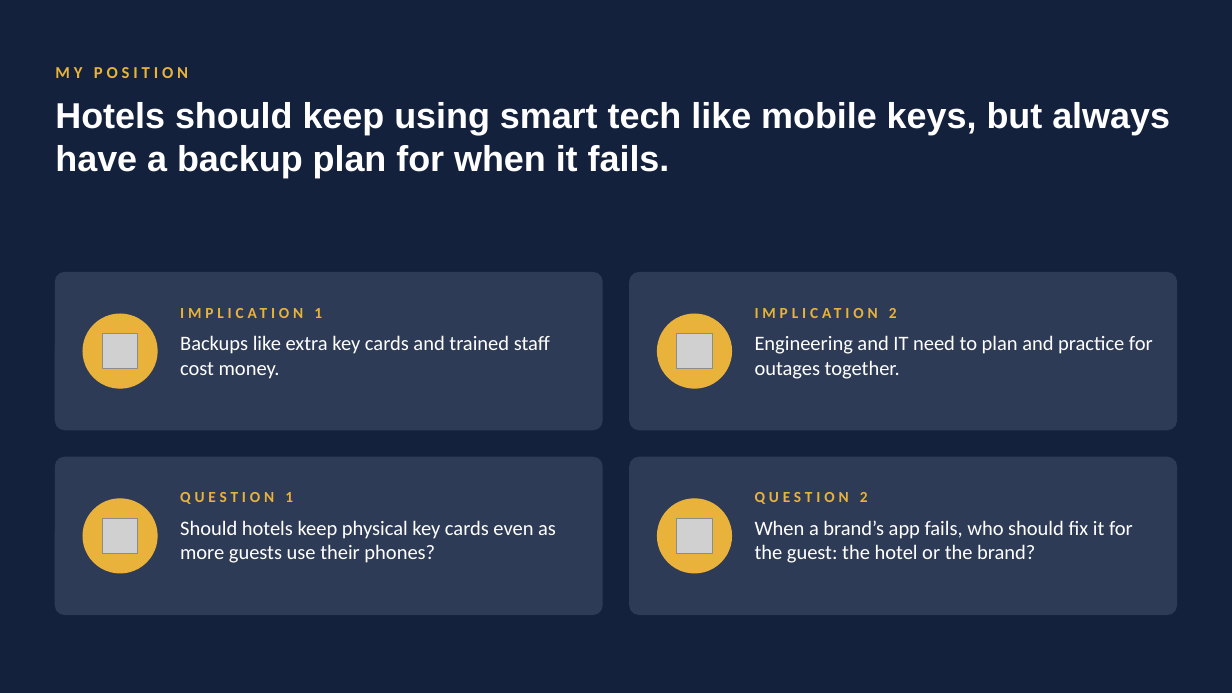
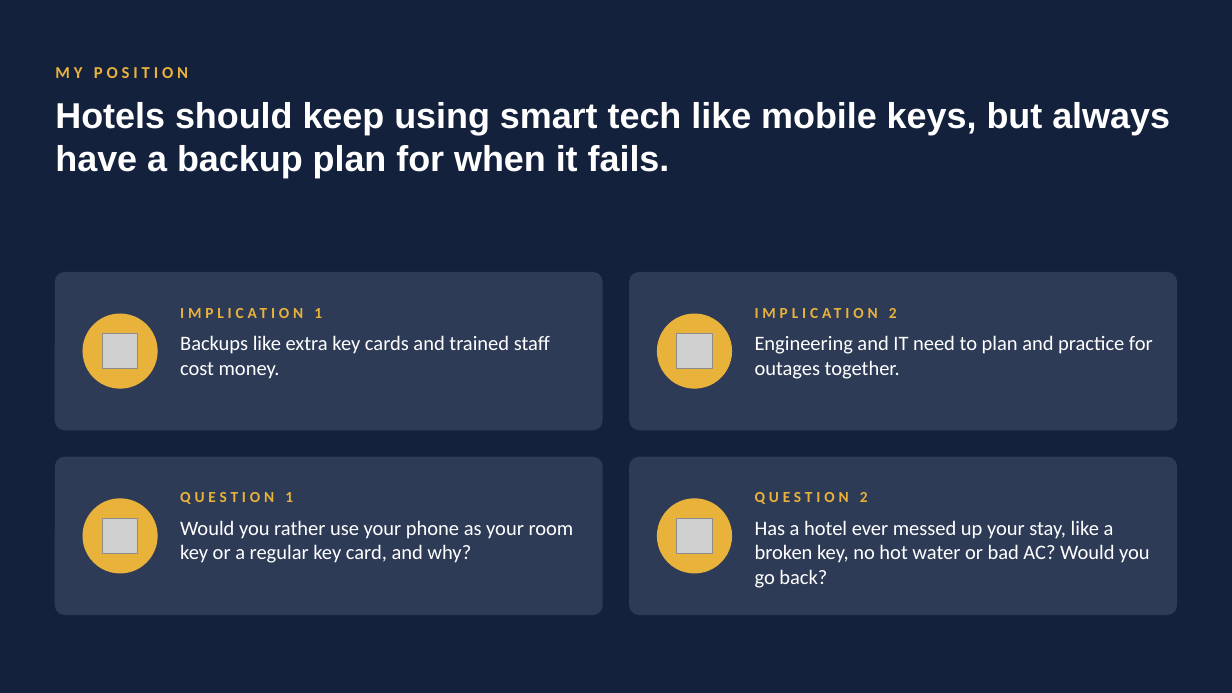
Before and after one commit to Hsattar123/hsattar, a slide deck: slide 6 of Facility Engineering - Version A (Marriott Mobile Key Outage).pptx. Drawn at 1232x693 pixels with LibreOffice and Linux fonts; fonts in the diff are those of the drawing; grey boxes stand for pictures. Boxes give left, top, right and bottom in pixels: in the first picture for what was removed or moved away, otherwise in the second. Text is boxed around its words. In the diff, an @@ line names an element or a change of style, - is before the commit and + after.

```diff
--- a/Facility Engineering - Version A (Marriott Mobile Key Outage).pptx
+++ b/Facility Engineering - Version A (Marriott Mobile Key Outage).pptx
@@ text at (180,520,574,563): text changed @@
-Should hotels keep physical key cards even as more guests use their phones?
+Would you rather use your phone as your room key or a regular key card, and why?
@@ text at (755,520,1150,588): text changed @@
-When a brand’s app fails, who should fix it for the guest: the hotel or the brand?
+Has a hotel ever messed up your stay, like a broken key, no hot water or bad AC? Would you go back?
```
Also in this commit, not shown: 3 other files.
